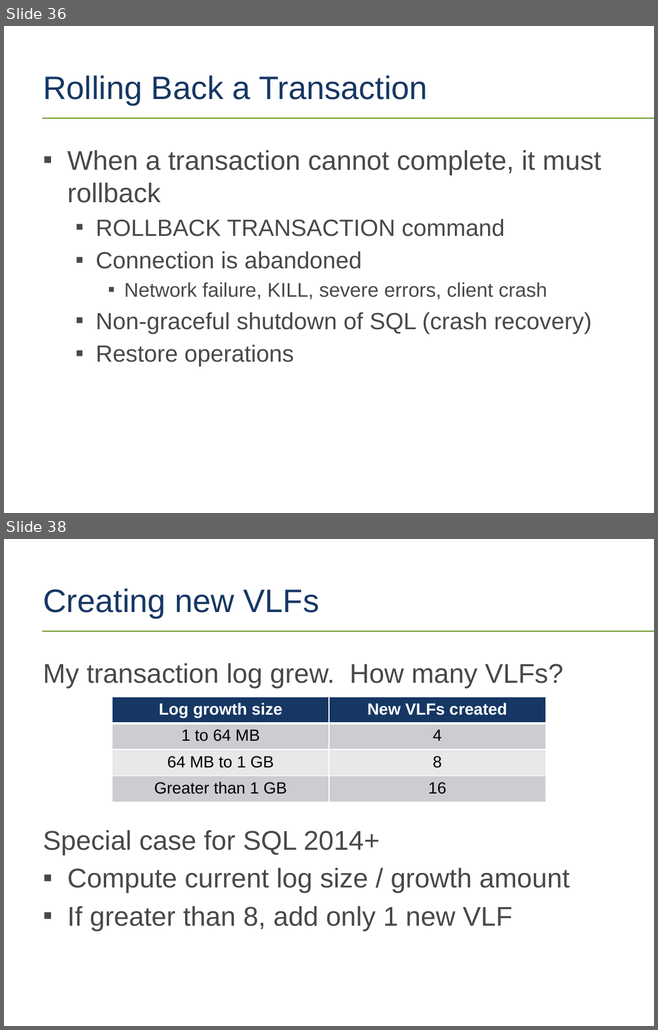
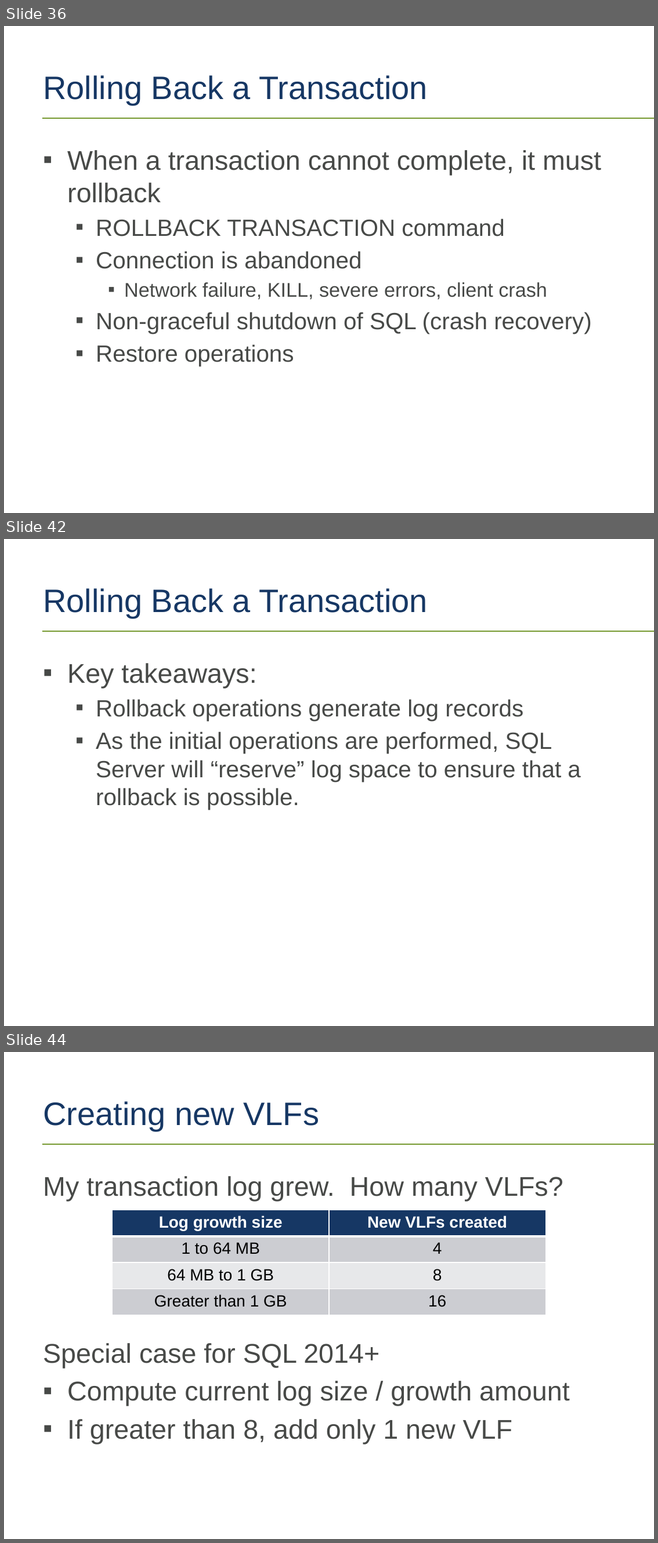
Before and after one commit to tf3604/LogFilePresentation, a slide deck: TransactionLog.pptx. Shown one above the other, each under a label of ours: slides 36 and 38 before the commit, slides 36, 42 and 44 after it; the slides between them are not shown. The pictures are 658x1030 and 658x1543 pixels, drawn with LibreOffice and Linux fonts; fonts in the diff are those of the drawing; background and template pictures are left out. Boxes give left, top, right and bottom in pixels: in the first picture for what was removed or moved away, otherwise in the second. Text is boxed around its words. In the diff, an @@ line names an element or a change of style, - is before the commit and + after.

Commit message:
Rollbacks.

```diff
--- a/TransactionLog.pptx
+++ b/TransactionLog.pptx
@@ slide 42 added at <box>4,539,654,1026</box>, background #FFFFFF; not listed: 1 template element that a slide beside it also shows @@
@@ title added at <box>43,588,427,617</box>, 36 pt, text #163764 @@
+Rolling Back a Transaction
@@ text added at <box>67,663,580,810</box>, 26 pt, text #474947 @@
+▪ Key takeaways:
+  ▪ Rollback operations generate log records
+  ▪ As the initial operations are performed, SQL Server will “reserve” log space to ensure that a rollback is possible.
@@ what was slide 38 is now slide 44 @@
```
Also in this commit, not shown: 1 slide changed, 5 other slides added, 1 other file.
